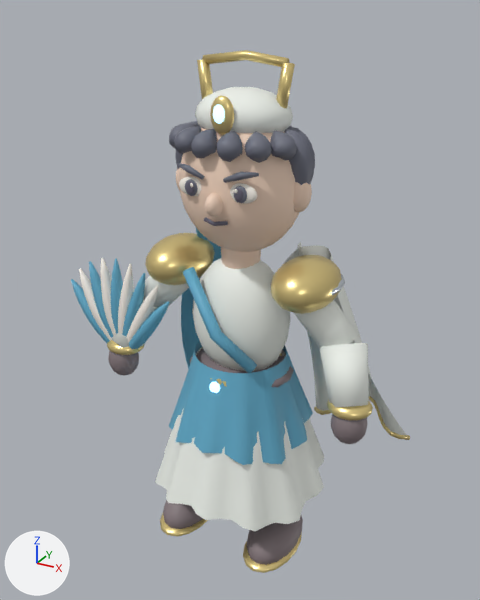
A saved change to the glTF model samkok/web/models/17-e1.glb.
Before and after are seen from a camera (50 mm lens) standing at (1.79, -3.27, 3.38) and looking at (-0.11, 0.19, 1.65). Arrows for +X, +Y and +Z are at lower left; the lights stay in place. The picture after the commit comes second.

Names of what the first picture shows: '17_T1_River Strategist_Mesh'.
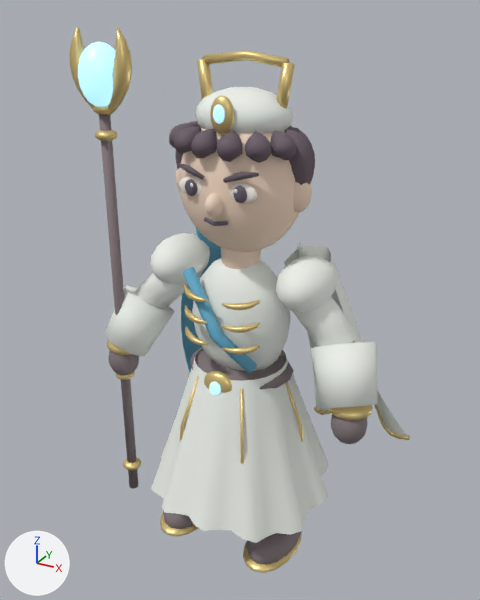
Location of each change, [x1, y1, x2, y2] in pixels of the pictures (480 x 600 px; the box of a moved part takes in the faces that stretch with it):
'17_T1_River Strategist_Mesh', reshaped: before [71, 50, 410, 573]; after [70, 27, 410, 573]
part 1 of me_17_t1_river_strategist_mesh, moved or reshaped (not visible before): after [123, 457, 141, 470]
part 2 of me_17_t1_river_strategist_mesh, moved or reshaped (not visible afterwards): before [332, 274, 345, 295]
part 3 of me_17_t1_river_strategist_mesh, added: after [95, 129, 117, 141]
part 4 of me_17_t1_river_strategist_mesh, added: after [93, 106, 110, 115]
part 5 of me_17_t1_river_strategist_mesh, added: after [99, 114, 138, 489]
part 6 of me_17_t1_river_strategist_mesh, added (blue): after [78, 42, 115, 106]
part 7 of me_17_t1_river_strategist_mesh, rebuilt (36% wider): before [320, 343, 369, 407]; after [311, 342, 378, 408]
part 8 of me_17_t1_river_strategist_mesh, rebuilt: before [112, 306, 168, 353]; after [104, 285, 175, 356]
part 9 of me_17_t1_river_strategist_mesh, added: after [184, 284, 207, 302]
part 10 of me_17_t1_river_strategist_mesh, added: after [184, 306, 207, 324]
part 11 of me_17_t1_river_strategist_mesh, added: after [185, 327, 208, 346]
part 12 of me_17_t1_river_strategist_mesh, added: after [222, 300, 261, 310]
part 13 of me_17_t1_river_strategist_mesh, added: after [222, 323, 260, 333]
part 14 of me_17_t1_river_strategist_mesh, added: after [222, 345, 260, 355]
part 15 of me_17_t1_river_strategist_mesh, added (yellow): after [70, 27, 94, 109]
part 16 of me_17_t1_river_strategist_mesh, added (yellow): after [107, 28, 132, 116]
part 17 of me_17_t1_river_strategist_mesh, deleted: before [71, 258, 159, 343]
part 18 of me_17_t1_river_strategist_mesh, moved or reshaped: before [123, 301, 324, 532]; after [114, 347, 328, 543]
part 19 of me_17_t1_river_strategist_mesh, recoloured: [150, 233, 337, 312] in both
part 20 of me_17_t1_river_strategist_mesh, recoloured (grey to dark grey): [169, 121, 315, 202] in both

Diff of the bpy script that builds the scene:
```diff
--- a/samkok/web/models/17-e1.glb.py
+++ b/samkok/web/models/17-e1.glb.py
@@ mat_hair_251b22 @@
+mat_hair_251b22 = principled_material('Hair 251b22')
+mat_hair_251b22.base_color = (0.145, 0.106, 0.133)  # dark grey #6a5c66
+mat_hair_251b22.roughness = 0.72
@@ me_17_t1_river_strategist_mesh @@
-me_17_t1_river_strategist_mesh.from_pydata(...)  # 9084 vertices, 16576 faces; spans x -1.2..0.94, y -0.58..0.96, z 0.02..3.18
+me_17_t1_river_strategist_mesh.from_pydata(...)  # 9494 vertices, 17368 faces; spans x -1.01..0.94, y -0.61..0.96, z 0.02..3.28
+# me_17_t1_river_strategist_mesh part 1: the loose piece of 176 vertices spanning x -0.63..-0.29, y -0.2..0.26, z 1.88..1.99 is scaled about its middle by (0.382, 0.283, 0.636), then moved by (-0.34, -0.21, -1.59), in mat_antique_gold (yellow #e6cc88)
+# me_17_t1_river_strategist_mesh part 2: the loose piece of 176 vertices spanning x 0.29..0.63, y -0.2..0.26, z 1.88..1.99 is scaled about its middle by (0.382, 0.283, 0.636), then moved by (-1.26, -0.21, -0.54), in mat_antique_gold (yellow #e6cc88)
+# me_17_t1_river_strategist_mesh part 3: the loose piece of 176 vertices spanning x -0.24..-0.06, y -0.29..-0.24, z 2.44..2.54 is copied, and the copy is scaled about its middle by (0.722, 3.1, 0.66), then moved by (-0.65, 0.09, 0.21), in mat_antique_gold (yellow #e6cc88); it spans x -0.86..-0.74, y -0.24..-0.11, z 2.66..2.73
+# me_17_t1_river_strategist_mesh part 4: the loose piece of 176 vertices spanning x -0.07..0.07, y -0.23..-0.17, z 2.77..2.97 is copied, and the copy is scaled about its middle by (0.929, 1.86, 0.35), then moved by (-0.8, 0.02, -0.02); it spans x -0.86..-0.74, y -0.24..-0.11, z 2.81..2.88
+# me_17_t1_river_strategist_mesh part 5: a new loose piece, a 10-sided cylinder along z spanning x -0.833..-0.767, y -0.211..-0.149, z 0.15..2.85, in mat_boot_leather (grey #85787c)
+# me_17_t1_river_strategist_mesh part 6: the loose piece of 176 vertices spanning x -0.07..0.07, y -0.23..-0.17, z 2.77..2.97 is copied, and the copy is scaled about its middle by (1.86, 3.71, 1.8), then moved by (-0.8, 0.02, 0.16), in mat_magic_61b8ff (blue #a6ddff, glowing blue #a6ddff); it spans x -0.93..-0.67, y -0.31..-0.05, z 2.85..3.21
+# me_17_t1_river_strategist_mesh part 7: the loose piece of 20 vertices spanning x 0.55..0.89, y -0.25..0.11, z 1.26..1.68 is rebuilt with 20 vertices and now spans x 0.5..0.94, y -0.3..0.15, z 1.24..1.71
+# me_17_t1_river_strategist_mesh part 8: the loose piece of 20 vertices spanning x -0.89..-0.55, y -0.25..0.11, z 1.26..1.68 is rebuilt with 20 vertices and now spans x -0.94..-0.5, y -0.3..0.15, z 1.24..1.71
+# me_17_t1_river_strategist_mesh part 9: a new loose piece of 54 vertices spanning x -0.26..-0.05, y -0.32..-0.23, z 1.83..1.89, in mat_antique_gold (yellow #e6cc88)
+# me_17_t1_river_strategist_mesh part 10: a new loose piece of 54 vertices spanning x -0.26..-0.05, y -0.32..-0.23, z 1.69..1.75, in mat_antique_gold (yellow #e6cc88)
+# me_17_t1_river_strategist_mesh part 11: a new loose piece of 54 vertices spanning x -0.26..-0.05, y -0.32..-0.23, z 1.55..1.61, in mat_antique_gold (yellow #e6cc88)
+# me_17_t1_river_strategist_mesh part 12: a new loose piece of 54 vertices spanning x 0.05..0.26, y -0.32..-0.23, z 1.83..1.89, in mat_antique_gold (yellow #e6cc88)
+# me_17_t1_river_strategist_mesh part 13: a new loose piece of 54 vertices spanning x 0.05..0.26, y -0.32..-0.23, z 1.69..1.75, in mat_antique_gold (yellow #e6cc88)
+# me_17_t1_river_strategist_mesh part 14: a new loose piece of 54 vertices spanning x 0.05..0.26, y -0.32..-0.23, z 1.55..1.61, in mat_antique_gold (yellow #e6cc88)
+# me_17_t1_river_strategist_mesh part 15: a new loose piece of 54 vertices spanning x -1.01..-0.79, y -0.23..-0.13, z 2.8..3.28, in mat_antique_gold (yellow #e6cc88)
+# me_17_t1_river_strategist_mesh part 16: a new loose piece of 54 vertices spanning x -0.81..-0.59, y -0.23..-0.13, z 2.8..3.28, in mat_antique_gold (yellow #e6cc88)
+# me_17_t1_river_strategist_mesh part 17: 9 loose pieces with 452 vertices, spanning x -1.2..-0.48, y -0.24..-0.15, z 1.17..1.93, are deleted
+# me_17_t1_river_strategist_mesh part 18: 556 vertices moved from x -0.84..0.62, y -0.58..0.58, z 0.44..2.08 to x -0.84..0.61, y -0.61..0.61, z 0.38..2.08; 294 vertices removed from x -0.81..0.48, y -0.48..0.48, z 0.83..1.72; 176 vertices added at x -0.86..-0.74, y -0.24..-0.12, z 1.06..1.13
+# me_17_t1_river_strategist_mesh part 19: 640 faces spanning x -0.59..0.59, y -0.24..0.24, z 1.79..2.09 switch from mat_antique_gold (yellow #edd691) to mat_silk_dee7d9 (white #f0f4ee)
+# me_17_t1_river_strategist_mesh part 20: 2160 faces spanning x -0.43..0.43, y -0.33..0.33, z 2.39..2.8 switch from mat_hair_272935 (grey #6d707e) to mat_hair_251b22 (dark grey #6a5c66)
 me_17_t1_river_strategist_mesh.materials.append(mat_accent_1f6997)
@@ me_17_t1_river_strategist_mesh @@
 me_17_t1_river_strategist_mesh.materials.append(mat_magic_61b8ff)
-me_17_t1_river_strategist_mesh.materials.append(mat_steel)  # white #dfe7ee
```
